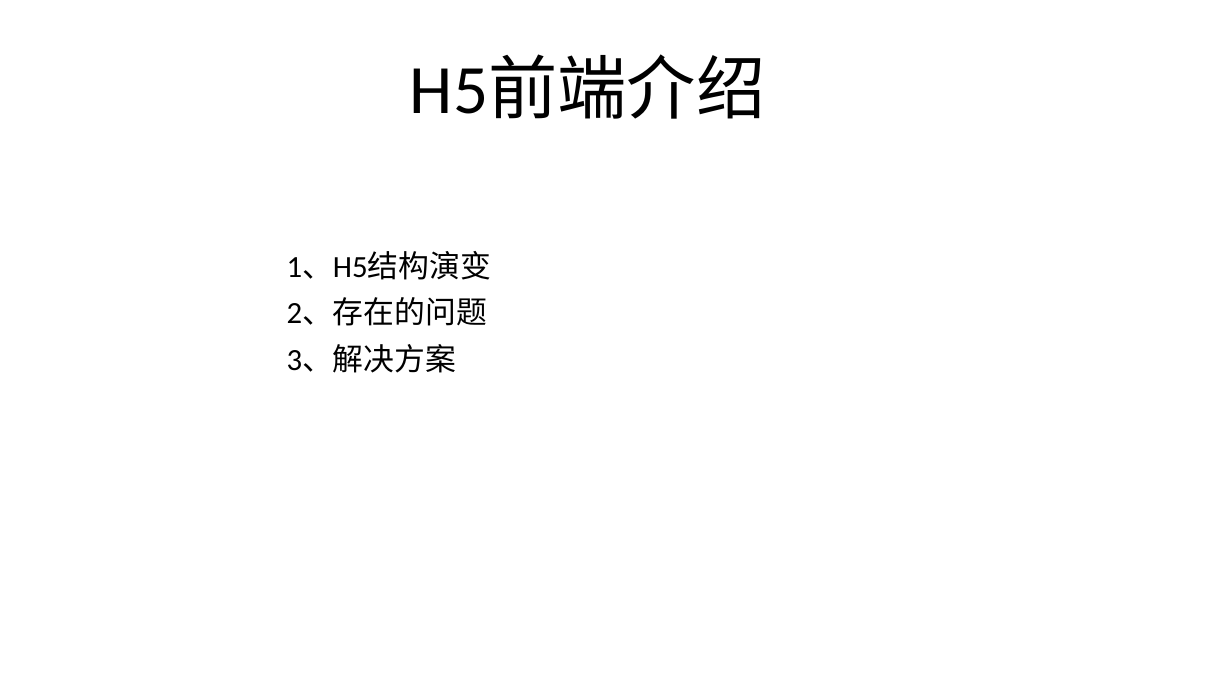
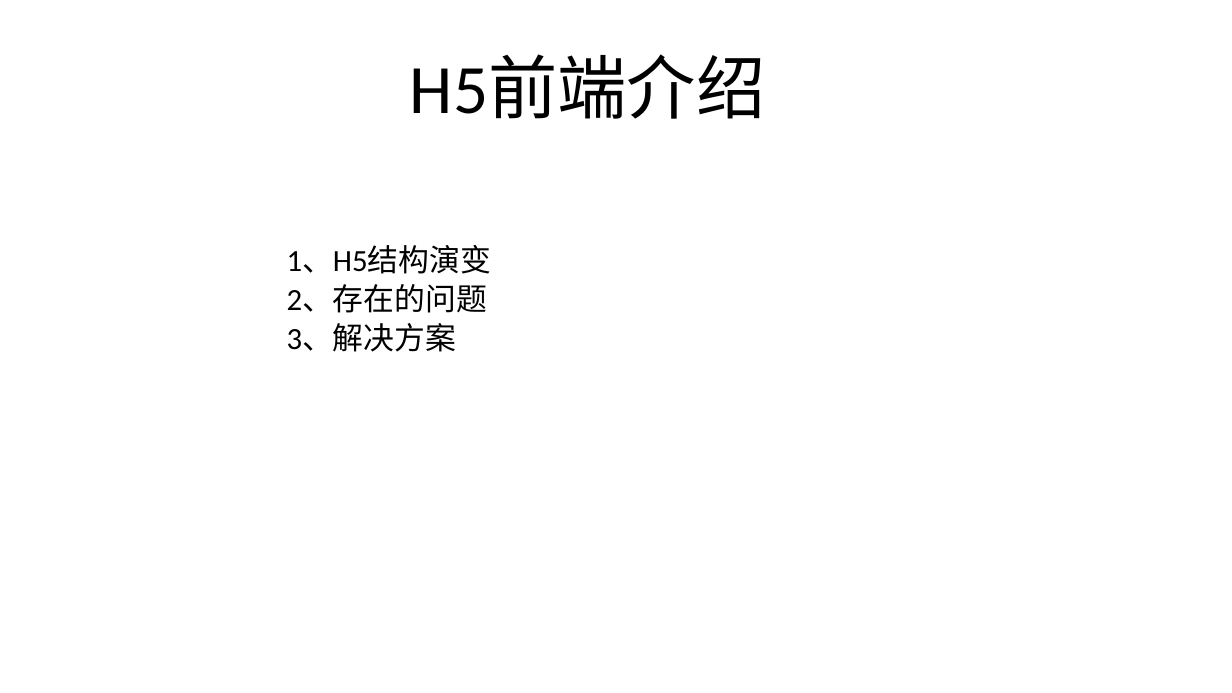
Before and after one commit to gaogaolater/JVFramework, a slide deck: slide 1 of H5前端介绍.pptx. Drawn at 1232x693 pixels with LibreOffice and Linux fonts; fonts in the diff are those of the drawing. Boxes give left, top, right and bottom in pixels: in the first picture for what was removed or moved away, otherwise in the second. Text is boxed around its words. In the diff, an @@ line names an element or a change of style, - is before the commit and + after.

```diff
--- a/H5前端介绍.pptx
+++ b/H5前端介绍.pptx
@@ subtitle "1、H5结构演变" at (287, 246, 491, 352): line spacing 0.9 to 0.7 @@
```
Also in this commit, not shown: 4 other slides changed, 3 slides removed.
